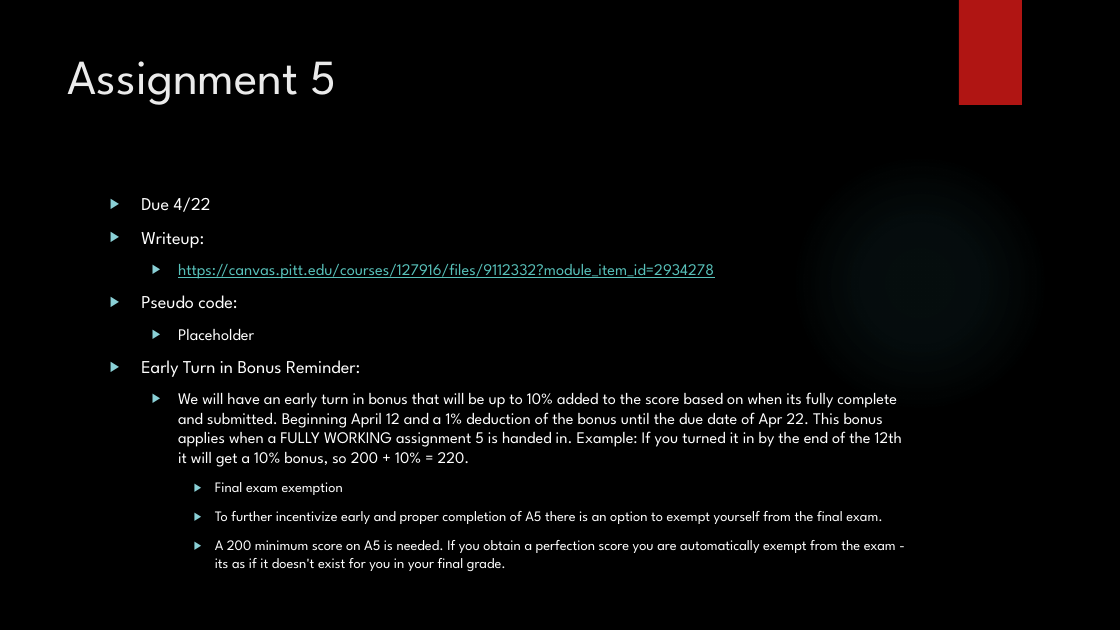
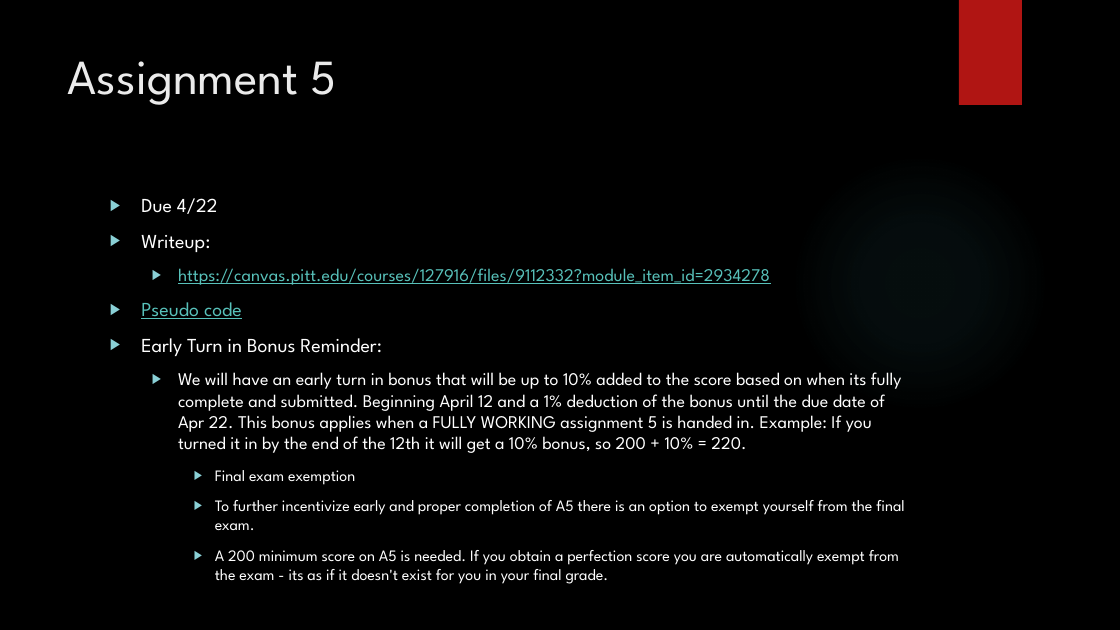
Before and after one commit to michaelbartlett17/cmpinf0401-recs, a slide deck: slide 3 of slides/0412Recitation.pptx. Drawn at 1120x630 pixels with LibreOffice and Linux fonts; fonts in the diff are those of the drawing; background and template pictures are left out. Boxes give left, top, right and bottom in pixels: in the first picture for what was removed or moved away, otherwise in the second. Text is boxed around its words. In the diff, an @@ line names an element or a change of style, - is before the commit and + after.

Commit message:
slide updates

```diff
--- a/slides/0412Recitation.pptx
+++ b/slides/0412Recitation.pptx
@@ text at (141, 198, 904, 584): size 15.5 to 17 pt in "Due 4/22", "Writeup:", "Early Turn in Bonus Reminder:"; size 13.9 to 15.3 pt in "https://canvas.pitt.edu/courses/127916/files/9112332?module_ ...", "We will have an early turn in ..."; size 12.4 to 13.6 pt in "Final exam exemption", "To further incentivize early and proper completion ...", "A 200 minimum score on A5 is ..." @@
@@ text at (141, 302, 242, 319): text changed; size 15.5 to 17 pt; text colour #FFFFFF to #58C1BA @@
-▶ Pseudo code:
-  ▶ Placeholder
+▶ Pseudo code
```
Also in this commit, not shown: 1 other file.
